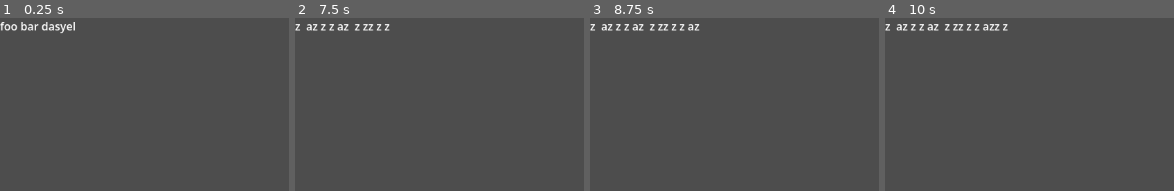
Above: before the commit, frames 1-4 (left to right).
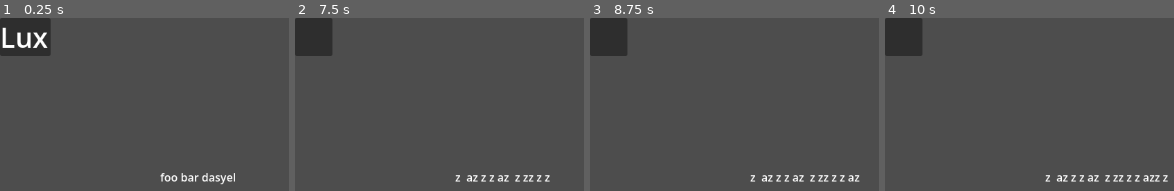
Above: after the commit, the same moments.

Repository: Jelleas/brackeys_2026
Game: Godot game, scene res://main.tscn
Same seed, same stepped clock (60 frames per second), same inputs: the game is played once before the commit and once after it.
Inputs:
- Up to frame 1 (0.25 s): no input
- Up to frame 2 (7.5 s): tap Enter at 0.5, 2, 3.5 s; tap Z every 0.75 s from 0.6 to 7.35 s; tap Space at 0.77, 1.25, 1.52, 2.75, 3.02, 3.77, 4.25, 4.52, 6.02, 6.77 s; hold A 1.28-2.03 s; hold A 3.53-5.78 s
- Up to frame 3 (8.75 s): tap Space at 7.52 s; hold A from 8.03 s (still down); tap Z at 8.1 s
- Up to frame 4 (10 s): tap Z at 8.85, 9.6 s; tap Space at 9.02, 9.77 s; release A at 9.53 s

The runs differ from the first frame. In frame 1, 4.7% of the frame differs, in the area x 0-82%, y 0-97%; in frame 2, 3.9%; in frame 3, 4.1%; in frame 4, 4.3%.

Commit message:
hf mergers

Diff:
--- a/input_label.gd
+++ b/input_label.gd
@@ -29,7 +29,7 @@
 
 	update()
 
-	Bus.key_typed.emit("".join(typed))
+	Bus.key_typed.emit(character)
 
 
 func update() -> void:
--- a/main.tscn
+++ b/main.tscn
@@ -1,12 +1,17 @@
 [gd_scene format=3 uid="uid://cuqw5d7fxf0i3"]
 
 [ext_resource type="Script" uid="uid://ce6ewewdgiggs" path="res://input_label.gd" id="1_ig7tw"]
+[ext_resource type="PackedScene" uid="uid://dvqu60slai8wa" path="res://spell_ui.tscn" id="2_0xm2m"]
 
 [node name="Node2D" type="Node2D" unique_id=2083027082]
 
 [node name="InputLabel" type="Label" parent="." unique_id=1470241041]
-offset_right = 40.0
-offset_bottom = 23.0
+offset_left = 231.0
+offset_top = 218.0
+offset_right = 341.0
+offset_bottom = 267.0
 text = "foo bar dasyel
 "
 script = ExtResource("1_ig7tw")
+
+[node name="SpellUI" parent="." unique_id=1753910030 instance=ExtResource("2_0xm2m")]
--- a/matcher.gd
+++ b/spell_part.gd
@@ -1,27 +1,47 @@
-class_name Matcher extends Node2D
+class_name SpellPart extends Label
 
 var is_matching: bool = false
 var _match: String = ""
 var _word_to_match: String
 var _prefixes_required: Array[String]
 
-func _init(word_to_match: String, prefixes_required: Array[String]) -> void:
+func instantiate(word_to_match: String, prefixes_required: Array[String]) -> void:
 	_word_to_match = word_to_match
+
+	if prefixes_required.is_empty():
+		is_matching = true;
 
 func on_prefix_match(prefix: String) -> void:
 	is_matching = _prefixes_required.has(prefix)
 
 func on_new_letter(letter: String) -> MatchState:
-	if not is_matching: return MatchState.Disabled
+	if not is_matching:
+		return MatchState.Disabled
+
 	_match += letter
+
 	if not _word_to_match.begins_with(_match):
 		_match = ""
+
+		if not _prefixes_required.is_empty():
+			is_matching = false;
+
+		_set_label()
 		return MatchState.Failed
 
 	if _match == _word_to_match:
+		on_match()
 		return MatchState.Succeeded
 	else:
+		_set_label()
 		return MatchState.Pending
+
+func _set_label():
+	self.text = _match
+
+func on_match():
+	_match = ""
+	_set_label()
 
 enum MatchState {
 	Failed, Succeeded, Pending, Disabled
--- /dev/null
+++ b/spell_part.tscn
@@ -0,0 +1,15 @@
+[gd_scene format=3 uid="uid://d4j7c14k6wl3n"]
+
+[ext_resource type="Script" uid="uid://cib6ny714scvk" path="res://spell_part.gd" id="1_adxcq"]
+
+[sub_resource type="FontVariation" id="FontVariation_vq46o"]
+
+[sub_resource type="LabelSettings" id="LabelSettings_klmx3"]
+font = SubResource("FontVariation_vq46o")
+font_size = 40
+
+[node name="SpellPartLabel" type="Label" unique_id=760488609]
+custom_minimum_size = Vector2(50, 0)
+text = "Lux"
+label_settings = SubResource("LabelSettings_klmx3")
+script = ExtResource("1_adxcq")
--- /dev/null
+++ b/spell_ui.gd
@@ -0,0 +1,27 @@
+extends PanelContainer
+
+@export var spell_part_scene: PackedScene
+
+var _prefixes: Array[String] = ["lux"];
+var _postfixes: Array[String] = [];
+
+var prefix_parts: Array[SpellPart] = [];
+
+func _ready():
+	Bus.key_typed.connect(_on_key_typed)
+	initialize_spells()
+
+
+func initialize_spells() -> void:
+	for prefix in _prefixes:
+		var spell_part: SpellPart = spell_part_scene.instantiate()
+
+		spell_part.instantiate(prefix, [])
+
+		$HBoxContainer/PrefixVBoxContainer.add_child(spell_part)
+
+		prefix_parts.append(spell_part)
+
+func _on_key_typed(character: String):
+	for prefix_part in prefix_parts:
+		prefix_part.on_new_letter(character)
--- a/spell_ui.tscn
+++ b/spell_ui.tscn
@@ -1,8 +1,19 @@
 [gd_scene format=3 uid="uid://dvqu60slai8wa"]
+
+[ext_resource type="Script" uid="uid://cvy88emn0ill3" path="res://spell_ui.gd" id="1_oiqol"]
+[ext_resource type="PackedScene" uid="uid://d4j7c14k6wl3n" path="res://spell_part.tscn" id="2_48tn3"]
 
 [node name="SpellUI" type="PanelContainer" unique_id=1753910030]
 offset_right = 40.0
 offset_bottom = 40.0
+script = ExtResource("1_oiqol")
+spell_part_scene = ExtResource("2_48tn3")
 
-[node name="GridContainer" type="GridContainer" parent="." unique_id=479953540]
+[node name="HBoxContainer" type="HBoxContainer" parent="." unique_id=2045534002]
 layout_mode = 2
+
+[node name="PrefixVBoxContainer" type="VBoxContainer" parent="HBoxContainer" unique_id=1820482407]
+layout_mode = 2
+
+[node name="PostfixVBoxContainer" type="VBoxContainer" parent="HBoxContainer" unique_id=1900906695]
+layout_mode = 2
Renamed: matcher.gd.uid -> spell_part.gd.uid
Not shown, added: spell_ui.gd.uid
